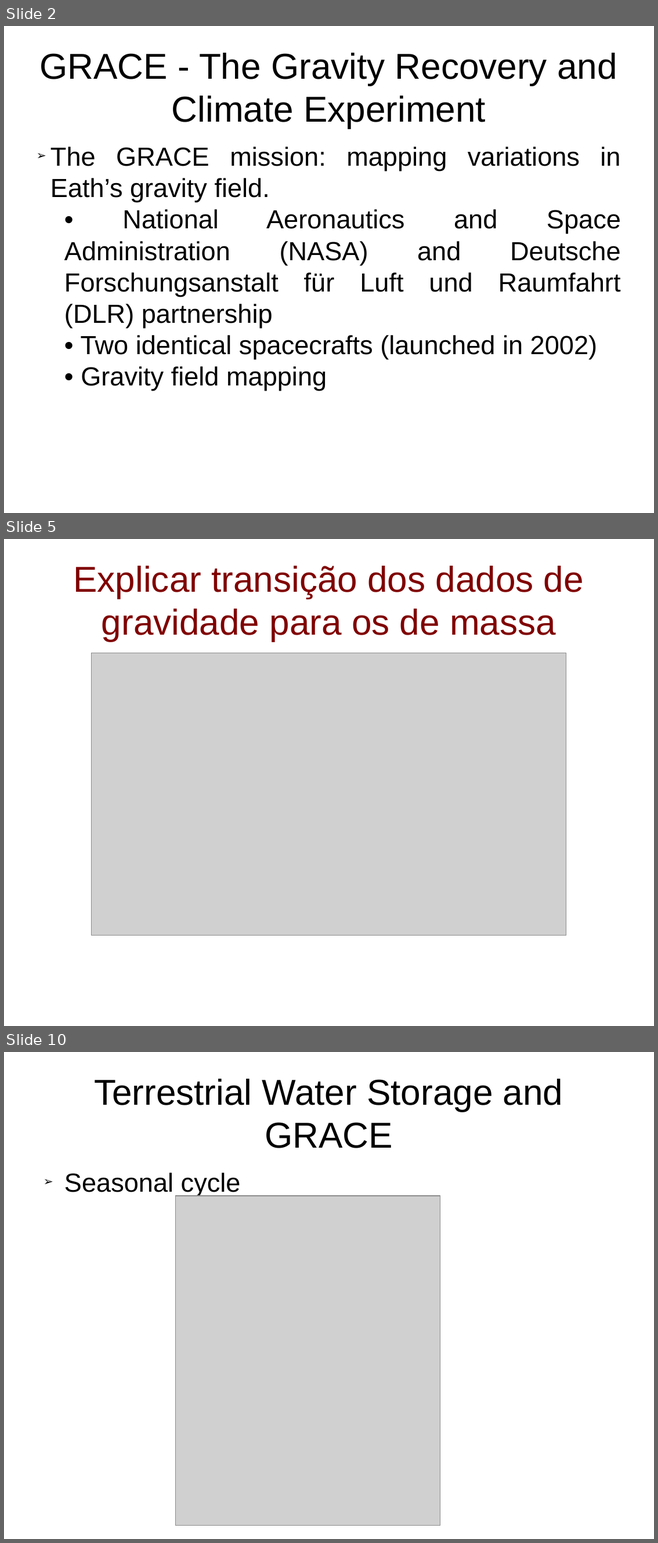
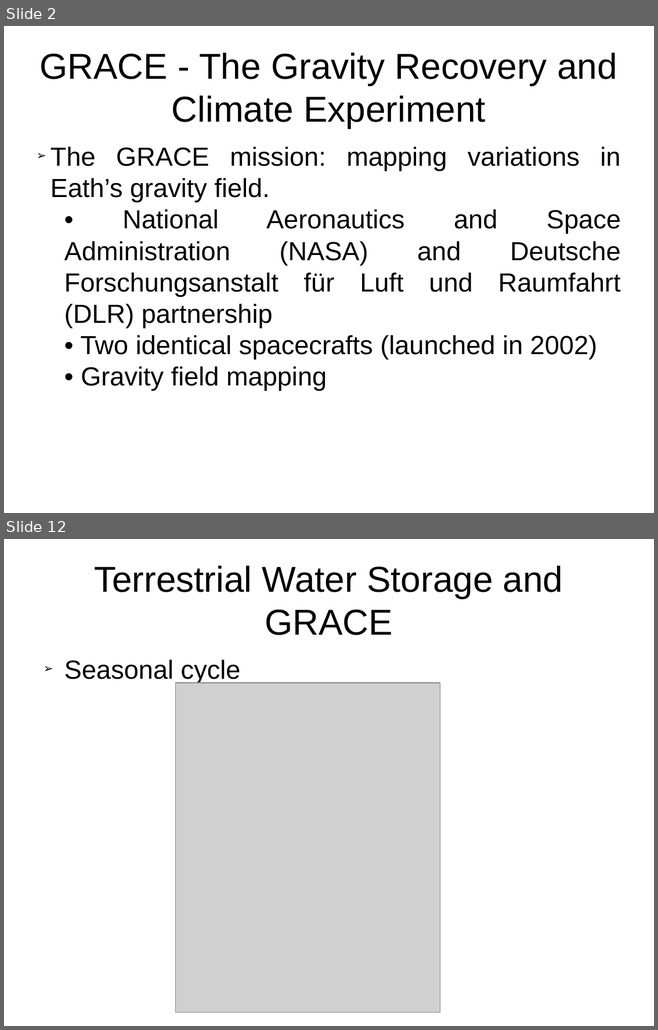
Before and after one commit to fvgatts/apresenta-o, a slide deck: presentation-TWSandGRACE.odp. Shown one above the other, each under a label of ours: slides 2, 5 and 10 before the commit, slides 2 and 12 after it; the slides between them are not shown. The pictures are 658x1543 and 658x1030 pixels, drawn with LibreOffice and Linux fonts; fonts in the diff are those of the drawing; grey boxes stand for pictures. Boxes give left, top, right and bottom in pixels: in the first picture for what was removed or moved away, otherwise in the second. Text is boxed around its words. In the diff, an @@ line names an element or a change of style, - is before the commit and + after.

Commit message:
s2 to s11 - (figures to edit)

```diff
--- a/presentation-TWSandGRACE.odp
+++ b/presentation-TWSandGRACE.odp
@@ slide 5 removed at (x1=4, y1=539, x2=654, y2=1026), background #FFFFFF @@
@@ title removed at (x1=74, y1=566, x2=583, y2=642) @@
-Explicar transição dos dados de gravidade para os de massa
@@ picture removed at (x1=92, y1=653, x2=567, y2=935) @@
@@ what was slide 10 is now slide 12 @@
```
Also in this commit, not shown: 5 slides changed, 3 slides added.
